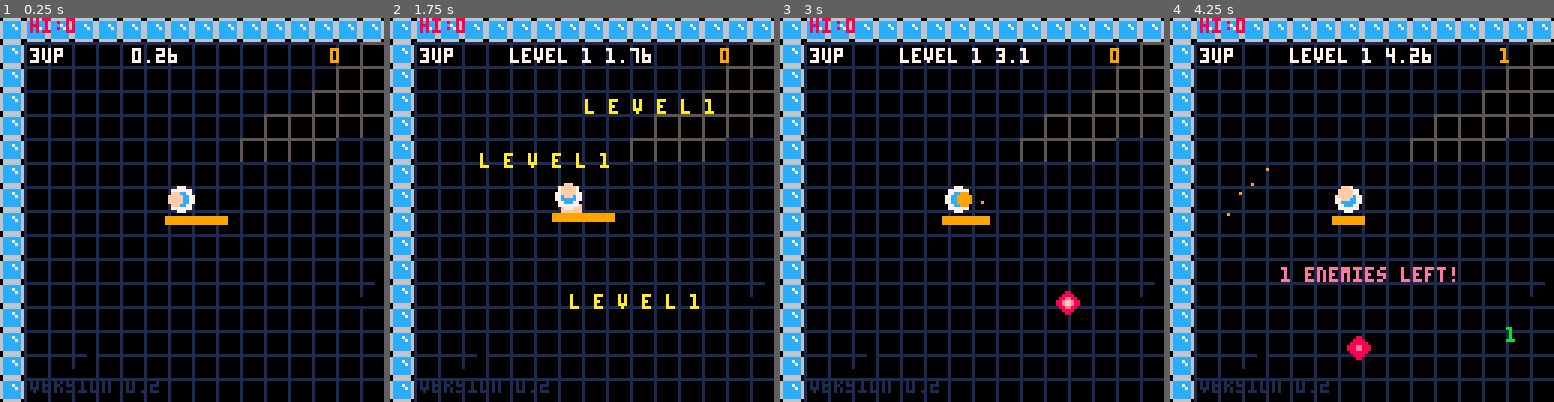
Above: before the commit, frames 1-4 (left to right).
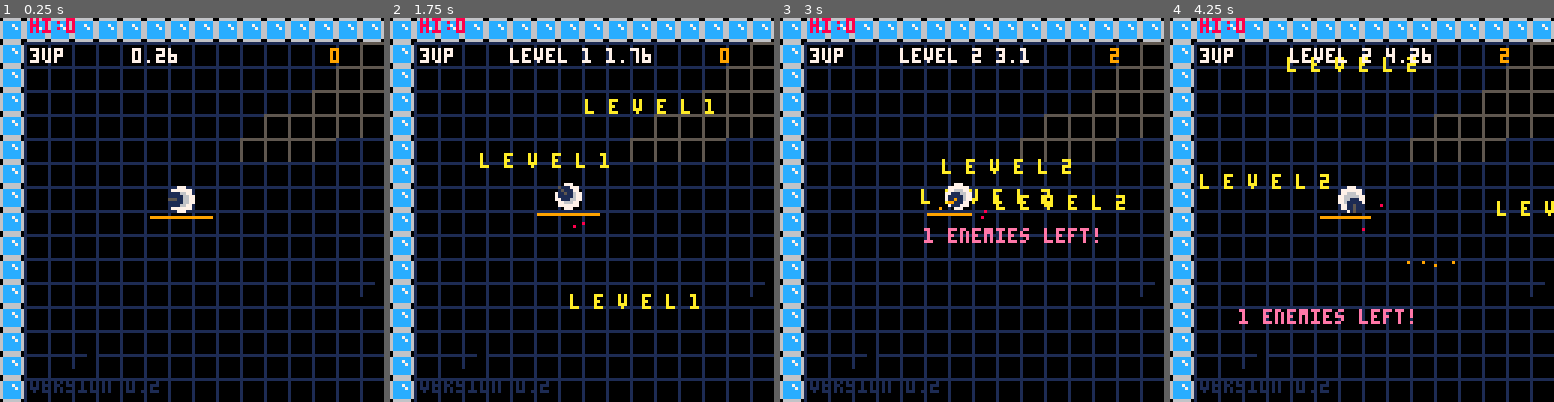
Above: after the commit, the same moments.

Repository: BigNoseChimp/pico8
Game: PICO-8 cartridge src/lua/ballaction5.p8
The game is run twice, just before and just after one commit, with the same random seed, the same clock (stepped at 60 frames per second) and the same inputs.
Inputs:
- Up to frame 1 (0.25 s): no input
- Up to frame 2 (1.75 s): tap X (X key) at 0.33, 1.07 s; tap O (Z key) at 0.7, 1.7 s; hold Right from 1.6 s (still down)
- Up to frame 3 (3 s): tap X (X key) at 1.85, 2.97 s; release Right at 2.1 s; tap O (Z key) at 2.1, 2.5, 2.9 s; hold Up 2.15-2.42 s; hold Right from 2.47 s (still down)
- Up to frame 4 (4.25 s): release Right at 3.03 s; hold Left 3.08-3.58 s; tap O (Z key) at 3.3, 3.7, 4.1 s; hold Down 3.63-3.97 s; hold Right from 4.02 s (still down); tap X (X key) at 4.08 s

The runs differ from the first frame. In frame 1, 0.5% of the frame differs, in the area x 39-60%, y 45-54%; in frame 2, 0.6%; in frame 3, 2.6%; in frame 4, 3.1%, in the area x 7-100%, y 7-90%.

Commit message:
Added inertia to ship Added enemy radar dots Changed ship graphics

Diff:
--- a/src/lua/ballaction5.p8
+++ b/src/lua/ballaction5.p8
@@ -1,16 +1,19 @@
 pico-8 cartridge // http://www.pico-8.com
 version 16
 __lua__
+-- picometry wars
+-- by bignosechimp
 -- main
 g={}
 
 function _init()
- cartdata("bignosechimp_picowars_1")
+ cartdata("bignosechimp_picowars_0")
  highscore=dget(0)
  setup()
 end
 
 function setup()
+ g.maxspd=2
  g.version=0.2
  g.score=0
  g.sizex=32*8
@@ -41,11 +44,11 @@
 	choose_level()
 
   if ( ship.cooldown <= 0 ) then
-  	if (btn(0)) change_a(ship, ship.a+ship.turnspeed-(ship.spd/500))
-  	if (btn(1)) change_a(ship, ship.a-ship.turnspeed-(ship.spd/500))
+  	if (btn(0)) change_a(ship, ship.a+ship.turnspeed-(ship.spd/400))
+  	if (btn(1)) change_a(ship, ship.a-ship.turnspeed-(ship.spd/400))
   	ship:accelerate(btn(4))
   	ship:fire_weapon(btn(5))
-   ship:fire_smartbomb(btnp(2) or btnp(3))
+   ship:fire_smartbomb(btnp(2))
   end
 
   ship:upd()
@@ -91,7 +94,19 @@
   foreach(floaters,function(e) e:drw() end)
   ship:drw()
 
-  rectfill(ship.x-5,ship.y+6,ship.x-5+g.maxbullets-#bullets,ship.y+8,9)
+  line(ship.x-10,ship.y+6,
+           ship.x-10+g.maxbullets-#bullets,
+           ship.y+6,9)
+
+  -- draw enemy indicators
+   foreach(enemies, function(e)
+    if e.canbehit then
+     local agl=atan2(e.x-ship.x,e.y-ship.y)
+     pset(ship.x+cos(agl)*10,
+          ship.y+sin(agl)*10,
+          8)
+    end
+   end)
 
   if ( g.lives <= 0 ) then
    	g.gamestate="gameover"
@@ -132,18 +147,27 @@
  y=60,
  r=4,
  circle=true,
+ prev_a=0,
  a=0,
- turnspeed=0.025,
+ prev_spd=0,
+ spd=0,
+ turnspeed=0.015,
  p=100,
  power=0,
- spd=0,
  grav=0.15,
  acc=false,
  accplt={15,14,8},
  accelerate = function(self, b)
-  self.spd-=0.02
+  self.prev_spd-=0.01
+--  self.spd-=0.02
   if b then
-   self.spd += 0.04
+   self.spd += 0.02
+  else
+   if (self.spd>0) then
+    self.prev_spd=self.spd
+    self.prev_a=self.a
+   end
+   self.spd=0
   end
   self.acc = b
  end,
@@ -167,27 +191,81 @@
   end
   self.fire=b
 end,
+ next_x=function(self)
+ local nx=self.x
+ if self.spd>0 then
+  nx-=cos(self.a)*(self.spd)
+ end
+ if self.prev_spd>0 then
+  nx-=cos(self.prev_a)*(self.prev_spd)
+ end
+ return nx
+ end,
+ next_y=function(self)
+  local ny=self.y
+  if self.spd>0 then
+   ny-=sin(self.a)*(self.spd)
+  end
+  if self.prev_spd>0 then
+   ny-=sin(self.prev_a)*(self.prev_spd)
+  end
+  return ny
+ end,
+ y_collide=function(self)
+  local ny=self:next_y()
+  local u_spr=mget( self.x/8, (ny-self.r)/8)
+  local d_spr=mget( self.x/8, (ny+self.r)/8)
+  if ny > self.y then
+   -- moving down
+   return fget(d_spr,f_blk)
+  elseif ny < self.y then
+   -- moving up
+   return fget(u_spr,f_blk)
+  else
+   return false
+  end
+ end,
+ x_collide=function(self)
+  local nx=self:next_x()
+  local l_spr=mget( (nx-self.r)/8, self.y/8)
+  local r_spr=mget( (nx+self.r)/8, self.y/8)
+ if ( nx < self.x ) then
+  -- moving left
+  return  fget(l_spr,f_blk)
+ elseif nx > self.x then
+  -- moving right
+  return fget(r_spr,f_blk)
+ end
+ return false
+ end,
  move = function (self)
-  if ( self.spd > 2 ) self.spd = 2
+  if ( self.spd > g.maxspd ) self.spd = g.maxspd
   if ( self.spd < 0 ) self.spd = 0
+  if ( self.prev_spd < 0 ) self.prev_spd = 0
   if self.spd>0 then
    add_trail(self)
-   self.x-=cos(self.a)*(self.spd)
-   self.y-=sin(self.a)*(self.spd)
-  end
+--   self.x-=cos(self.a)*(self.spd)
+--   self.y-=sin(self.a)*(self.spd)
+  end
+--  if self.prev_spd>0 then
+--   self.x-=cos(self.prev_a)*(self.prev_spd)
+--   self.y-=sin(self.prev_a)*(self.prev_spd)
+--  end
+  self.x=self:next_x()
+  self.y=self:next_y()
 end,
  drw=function(self)
    if not self.dead
       and self.acc then
    sfx(flr(self.spd)+1,1)
    -- fillp(flr(rnd(32768)))
-   circfill(self.x+cos(self.a)*self.r
-           ,self.y+sin(self.a)*self.r
-           ,3
-           ,self.accplt[flr(self.spd)+1])
+   --circfill(self.x+cos(self.a)*self.r
+   --        ,self.y+sin(self.a)*self.r
+   --        ,3
+   --        ,self.accplt[flr(self.spd)+2])
    end
   if not self.dead then
-   p=15
+   p=5
    if ( self.fire ) then
     p = 9
    end
@@ -196,23 +274,25 @@
     sp=9
    end
    circfill(self.x, self.y, self.r,sp)
-   circfill(self.x, self.y, self.r-2,12)
-
-  --line(self.x,self.y
-  --    ,self.x+cos(self.a)*self.r
-  --    ,self.y+sin(self.a)*self.r,5)
+   circfill(self.x, self.y, self.r-2,6)
    circfill(
     self.x+cos(self.a)*-2,
     self.y+sin(self.a)*-2,
-    2,p)
+    2,1)
+   line(
+        self.x-cos(self.a)*2
+       ,self.y-sin(self.a)*2
+       ,self.x-cos(self.a)*4
+       ,self.y-sin(self.a)*4
+       ,p)
+
    end
  end,
  upd=function(self)
   self.cooldown-=1
   if self.dead then
-   if self.spd > 0 then
-    self.spd-=0.1
-   end
+   if (self.spd>0) self.spd-=0.05
+   if (self.prev_spd>0) self.prev_spd-=0.05
    if ( self.cooldown %3 == 0) then
    	add_explosion(self.x,self.y,50)
    end
@@ -220,11 +300,11 @@
     self.dead=false
    end
   end
-  if ( self.spd > 0 ) then
-   if x_collide(self,f_blk) then
+  if ( self.spd > 0 or self.prev_spd > 0) then
+   if self:x_collide() then
     bounce_x(self,true)
    end
-   if y_collide(self,f_blk) then
+   if self:y_collide() then
     bounce_y(self,true)
    end
   end
@@ -235,6 +315,12 @@
 -- movement
 
 function is_moving_up(o)
+ if ( o.what=="ship" ) then
+  -- take prev_a into account
+  if ( o.prev_spd > 0 ) then
+   return o.prev_a > 0.5
+  end
+ end
  return o.a > 0.5
 end
 
@@ -243,6 +329,12 @@
 end
 
 function is_moving_right(o)
+ if ( o.what=="ship" ) then
+  if ( o.prev_spd > 0 ) then
+   return o.prev_a >= 0.25
+     and o.prev_a < 0.75
+  end
+ end
  return o.a>=0.25 and o.a<0.75
 end
 
@@ -379,12 +471,22 @@
 end
 
 function bounce_x(o,s)
+ if ( s and o.prev_spd > 0 ) then
+  change_a(o, 0.5 - o.prev_a)
+ else
   change_a(o, 0.5 - o.a)
+ end
+ o.prev_a=o.a
   if (s) sfx(0)
 end
 
 function bounce_y(o,s)
+ if s and o.prev_spd > 0 then
+  change_a(o, 1 - o.prev_a)
+ else
   change_a(o, 1 - o.a)
+ end
+   o.prev_a=o.a
   if (s) sfx(0)
 end
 
@@ -568,8 +670,9 @@
    end
    local p=self.plt[1]
    if self.countdown%(pidx*2)==0 then
+    sfx(11-pidx,3)
     for y=10,g.sizey-10,30 do
-     rectfill(8,y,g.sizex-8,y,self.plt[pidx])
+     line(8,y,g.sizex-8,y,self.plt[pidx])
     end
    end
   end
@@ -732,7 +835,7 @@
   dx=0,
   dy=0,
   a=rnd(1),
-  spd=1,
+  spd=0.7,
   frame=0,
   dead=false,
   upd=function(self)
@@ -780,7 +883,8 @@
    if (self.dead) then
     sfx(6,3)
     if ( self.r > 2 ) then
-  	self.r-=0.15
+  	  self.r-=3
+     self.dead=false
     else
     	add_explosion(self.x,self.y,25)
     	del(enemies,self)
@@ -830,22 +934,22 @@
 00000000000000000000111111110000000000000000000000000000111111110000000010000000000000005000000000000000000000000000000000000000
 00000000000000000000001111100000000000000000000000000000101010100000000010000000000000005000000000000000000000000000000000000000
 00000000000000000000001100000000000000000000000000000000111111110000000010000000000000005000000000000000000000000000000000000000
-00000000000000000000000000000000000000000000000000000000000000000000000000000000000000000000000000000000000000000000000000000000
-00000000000000000000000000000000000000000000000000000000000000000000000000000000000000000000000000000000000000000000000000000000
-00000000000000000000000000000000000000000000000000000000000000000000000000000000000000000000000000000000000000000000000000000000
-00000000000000000000000000000000000000000000000000000000000000000000000000000000000000000000000000000000000000000000000000000000
-00000000000000000000000000000000000000000000000000000000000000000000000000000000000000000000000000000000000000000000000000000000
-00000000000000000000000000000000000000000000000000000000000000000000000000000000000000000000000000000000000000000000000000000000
-00000000000000000000000000000000000000000000000000000000000000000000000000000000000000000000000000000000000000000000000000000000
-00000000000000000000000000000000000000000000000000000000000000000000000000000000000000000000000000000000000000000000000000000000
-00000000000000000000000000000000000000000000000000000000000000000000000000000000000000000000000000000000000000000000000000000000
-00000000000000000000000000000000000000000000000000000000000000000000000000000000000000000000000000000000000000000000000000000000
-00000000000000000000000000000000000000000000000000000000000000000000000000000000000000000000000000000000000000000000000000000000
-00000000000000000000000000000000000000000000000000000000000000000000000000000000000000000000000000000000000000000000000000000000
-00000000000000000000000000000000000000000000000000000000000000000000000000000000000000000000000000000000000000000000000000000000
-00000000000000000000000000000000000000000000000000000000000000000000000000000000000000000000000000000000000000000000000000000000
-00000000000000000000000000000000000000000000000000000000000000000000000000000000000000000000000000000000000000000000000000000000
-00000000000000000000000000000000000000000000000000000000000000000000000000000000000000000000000000000000000000000000000000000000
+00999909009000000000000000000000000000000000000000000000000000000000000000000000000000000000000000000000000000000000000000000000
+00909999909990990000000000000000000000000000000000000000000000000000000000000000000000000000000000000000000000000000000000000000
+909999f999f999900000000000000000000000000000000000000000000000000000000000000000000000000000000000000000000000000000000000000000
+999ff9fff9f9f9900000000000000000000000000000000000000000000000000000000000000000000000000000000000000000000000000000000000000000
+099ffffffffff9990000000000000000000000000000000000000000000000000000000000000000000000000000000000000000000000000000000000000000
+99f777fff777fff90000000000000000000000000000000000000000000000000000000000000000000000000000000000000000000000000000000000000000
+9ff7c7fff7c7f9990000000000000000000000000000000000000000000000000000000000000000000000000000000000000000000000000000000000000000
+99f777fff777fff00000000000000000000000000000000000000000000000000000000000000000000000000000000000000000000000000000000000000000
+9ffffffffffffff00000000000000000000000000000000000000000000000000000000000000000000000000000000000000000000000000000000000000000
+0ffffffffffffff00000000000000000000000000000000000000000000000000000000000000000000000000000000000000000000000000000000000000000
+00ffffefefffff000000000000000000000000000000000000000000000000000000000000000000000000000000000000000000000000000000000000000000
+00fffffffffff0000000000000000000000000000000000000000000000000000000000000000000000000000000000000000000000000000000000000000000
+00fffff0fffff0000000000000000000000000000000000000000000000000000000000000000000000000000000000000000000000000000000000000000000
+0000ffffffff00000000000000000000000000000000000000000000000000000000000000000000000000000000000000000000000000000000000000000000
+00000ffffff000000000000000000000000000000000000000000000000000000000000000000000000000000000000000000000000000000000000000000000
+000000fff00000000000000000000000000000000000000000000000000000000000000000000000000000000000000000000000000000000000000000000000
 00000000000000000000000000000000000000000000000000000000000000000000000000000000000000000000000000000000000000000000000000000000
 00000000000000000000000000000000000000000000000000000000000000000000000000000000000000000000000000000000000000000000000000000000
 00000000000000000000000000000000000000000000000000000000000000000000000000000000000000000000000000000000000000000000000000000000
Not shown, changed: the sound effects (__sfx__) section of src/lua/ballaction5.p8
